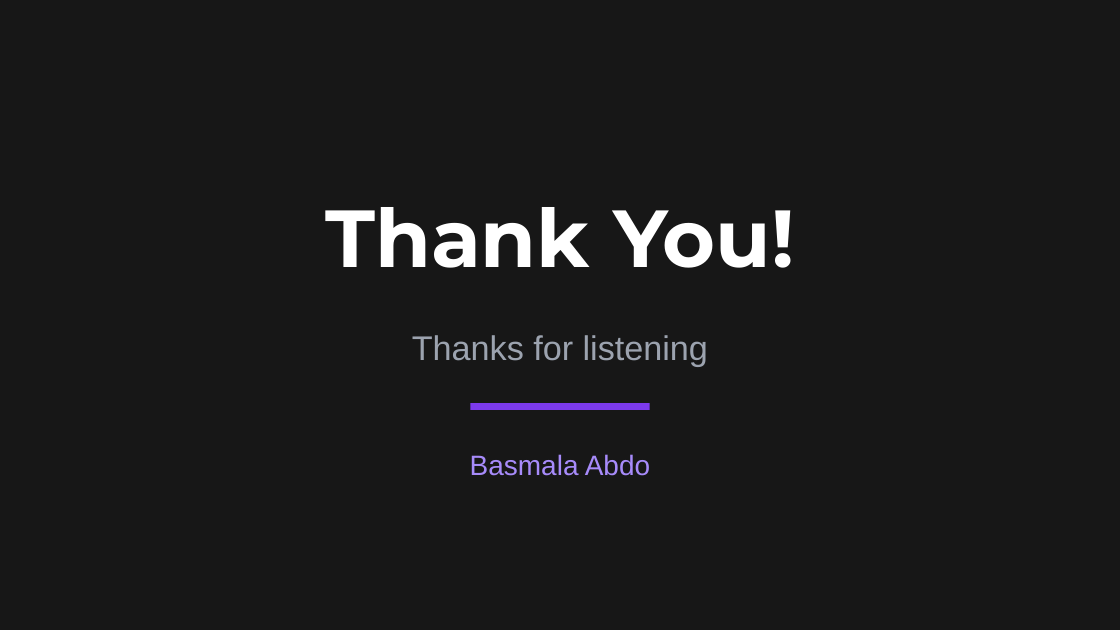
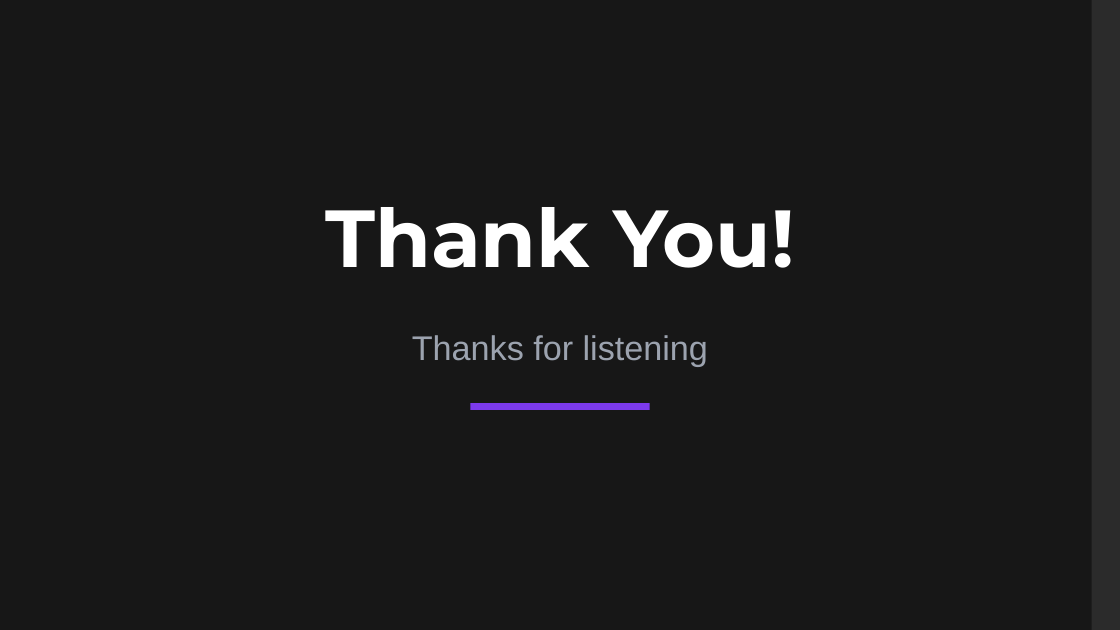
Before and after one commit to abdelrhmanabdotaghyain-byte/finl--Project, a slide deck: slide 9 of Techstore_Presentation.pptx. Drawn at 1120x630 pixels with LibreOffice and Linux fonts; fonts in the diff are those of the drawing; background and template pictures are left out; a plain dark background stands for a picture behind light text. Boxes give left, top, right and bottom in pixels: in the first picture for what was removed or moved away, otherwise in the second. Text is boxed around its words. In the diff, an @@ line names an element or a change of style, - is before the commit and + after.

```diff
--- a/Techstore_Presentation.pptx
+++ b/Techstore_Presentation.pptx
@@ rectangle: place and size @@
-rectangle at [0,0,1120,629]
+rectangle at [0,0,1092,629]
@@ text removed at [470,454,650,476] @@
-Basmala Abdo
```
